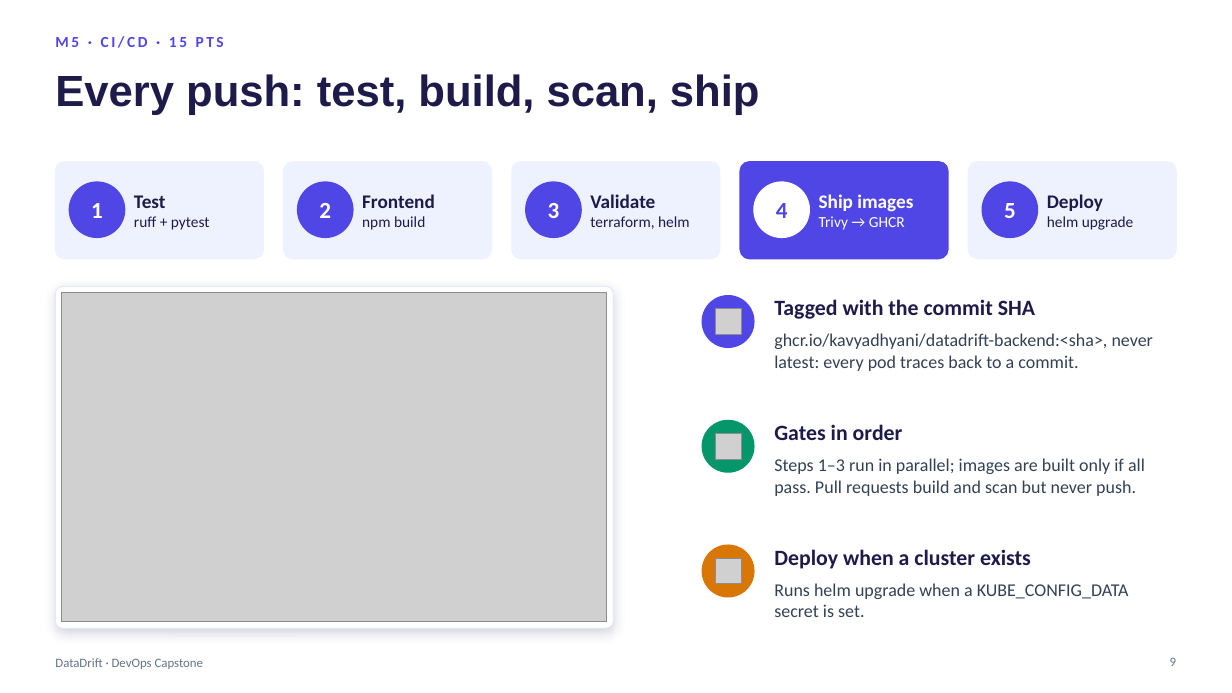
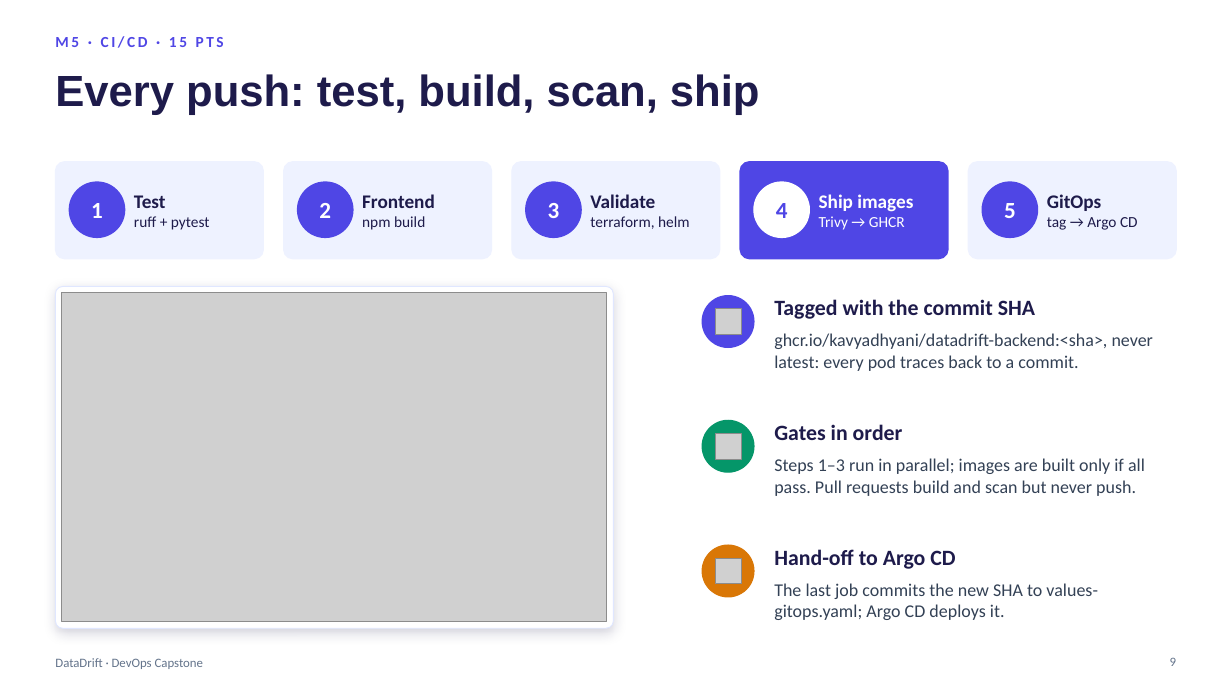
Before and after one commit to KavyaDhyani/datadrift-capstone, a slide deck: slide 9 of demo/DataDrift-Capstone-Presentation.pptx. Drawn at 1232x693 pixels with LibreOffice and Linux fonts; fonts in the diff are those of the drawing; grey boxes stand for pictures. Boxes give left, top, right and bottom in pixels: in the first picture for what was removed or moved away, otherwise in the second. Text is boxed around its words. In the diff, an @@ line names an element or a change of style, - is before the commit and + after.

Commit message:
Move the slide deck to demo/, add the Argo CD GitOps slide and a PDF copy

```diff
--- a/demo/DataDrift-Capstone-Presentation.pptx
+++ b/demo/DataDrift-Capstone-Presentation.pptx
@@ text at bbox=[1047, 194, 1138, 230]: text changed @@
-Deploy
-helm upgrade
+GitOps
+tag → Argo CD
@@ text at bbox=[774, 549, 955, 569]: text changed @@
-Deploy when a cluster exists
+Hand-off to Argo CD
@@ text at bbox=[774, 583, 1098, 620]: text changed @@
-Runs helm upgrade when a KUBE_CONFIG_DATA secret is set.
+The last job commits the new SHA to values-gitops.yaml; Argo CD deploys it.
```
Also in this commit, not shown: 3 other slides changed, 1 slide added, 1 other file.
